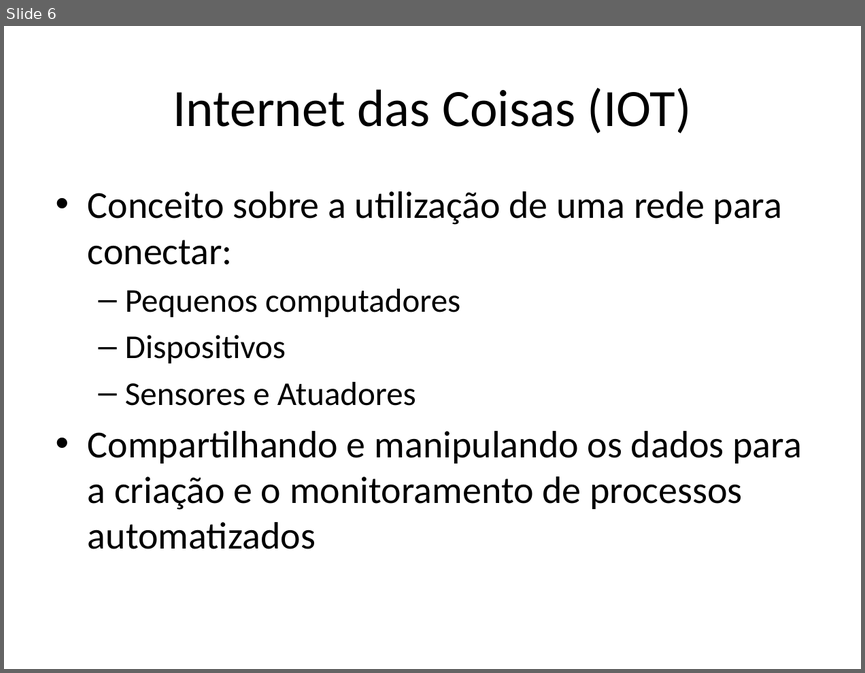
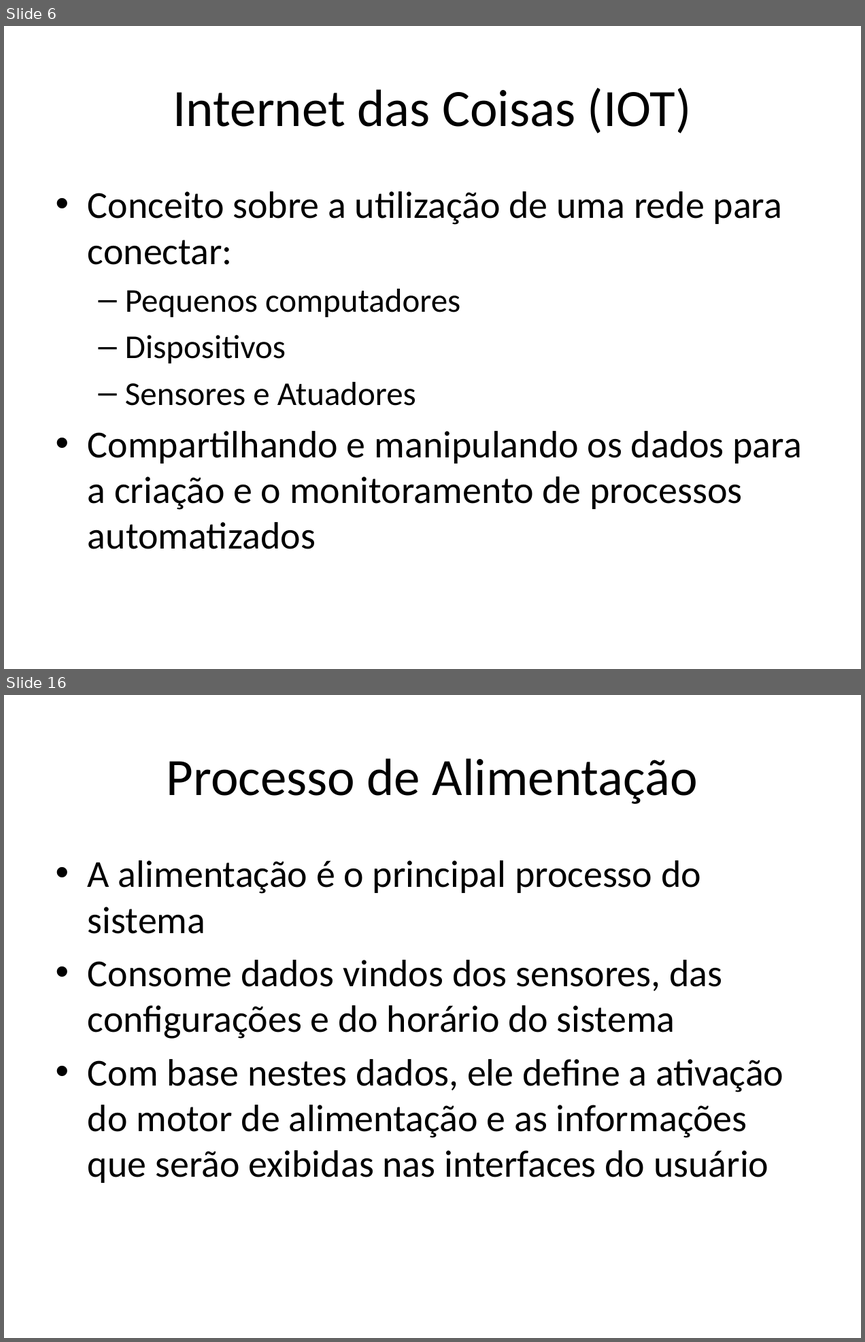
Before and after one commit to AntonioZanini/TCC-ETEC-ELO20-02, a slide deck: TCC.pptx. Shown one above the other, each under a label of ours: slide 6 before the commit, slides 6 and 16 after it; the slides between them are not shown. The pictures are 865x673 and 865x1342 pixels, drawn with LibreOffice and Linux fonts; fonts in the diff are those of the drawing. Boxes give left, top, right and bottom in pixels: in the first picture for what was removed or moved away, otherwise in the second. Text is boxed around its words. In the diff, an @@ line names an element or a change of style, - is before the commit and + after.

```diff
--- a/TCC.pptx
+++ b/TCC.pptx
@@ slide 16 added at (4,695,861,1338), background #FFFFFF @@
@@ title added at (167,758,698,804), 44 pt, text #000000 @@
+Processo de Alimentação
@@ text added at (88,860,783,1183), 32 pt, text #000000 @@
+• A alimentação é o principal processo do sistema
+• Consome dados vindos dos sensores, das configurações e do horário do sistema
+• Com base nestes dados, ele define a ativação do motor de alimentação e as informações que serão exibidas nas interfaces do usuário
```
Also in this commit, not shown: 1 slide changed, 15 other slides added, 3 slides removed.
